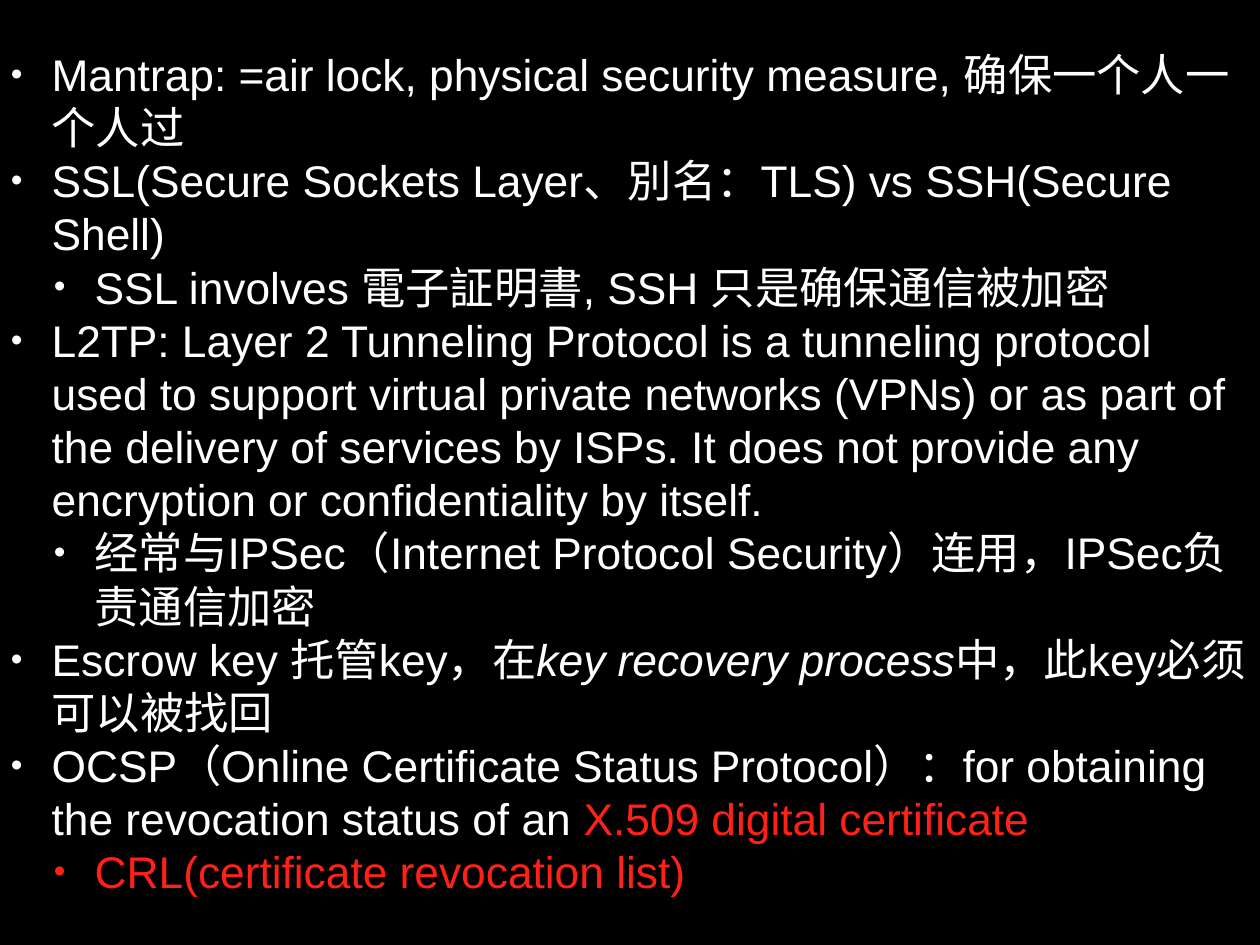
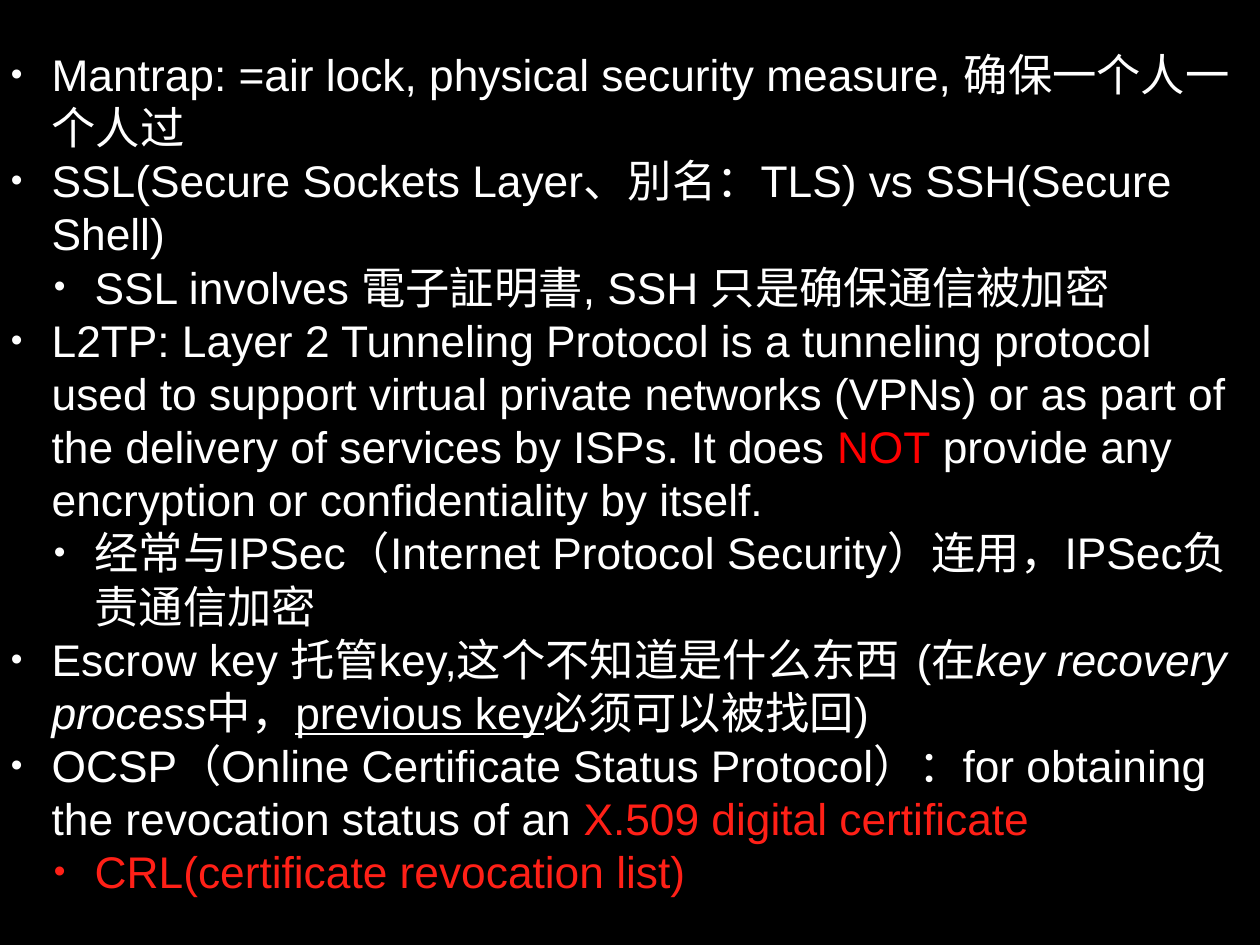
Before and after one commit to legend507/CommonSense, a slide deck: slide 1 of LearningNote/CEH/CEH.pptx. Drawn at 1260x945 pixels with LibreOffice and Linux fonts; fonts in the diff are those of the drawing. Boxes give left, top, right and bottom in pixels: in the first picture for what was removed or moved away, otherwise in the second. Text is boxed around its words. In the diff, an @@ line names an element or a change of style, - is before the commit and + after.

```diff
--- a/LearningNote/CEH/CEH.pptx
+++ b/LearningNote/CEH/CEH.pptx
@@ text at bbox=[52, 325, 1225, 525]: text changed @@
-• L2TP: Layer 2 Tunneling Protocol is a tunneling protocol used to support virtual private networks (VPNs) or as part of the delivery of services by ISPs. It does not provide any encryption or confidentiality by itself.
+• L2TP: Layer 2 Tunneling Protocol is a tunneling protocol used to support virtual private networks (VPNs) or as part of the delivery of services by ISPs. It does NOT provide any encryption or confidentiality by itself.
@@ text at bbox=[52, 638, 1227, 737]: text changed @@
-• Escrow key 托管key，在key recovery process中，此key必须可以被找回
+• Escrow key 托管key,这个不知道是什么东西 (在key recovery process中，previous key必须可以被找回)
```
Also in this commit, not shown: 5 other slides changed, 1 other file.
